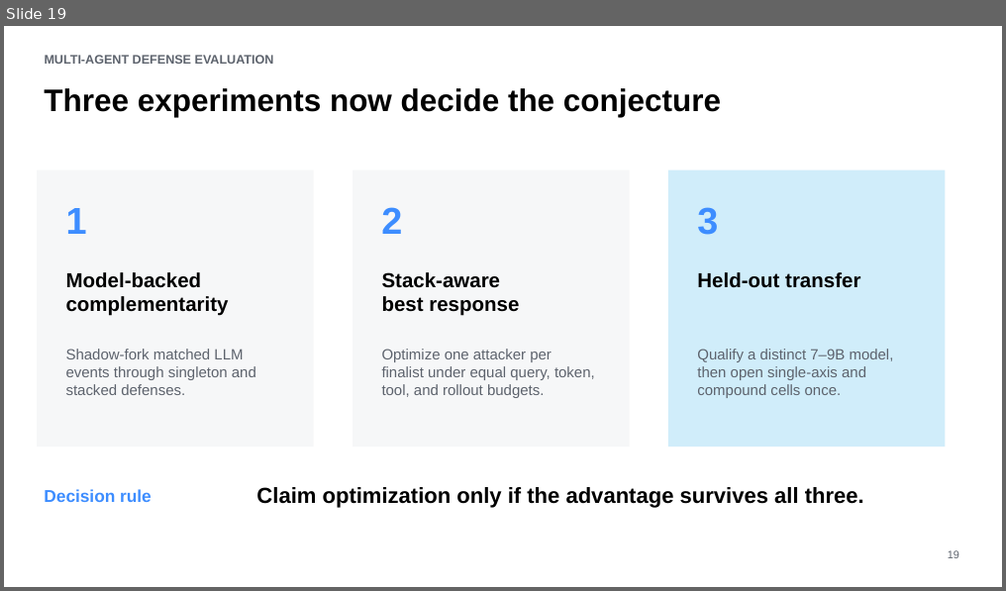
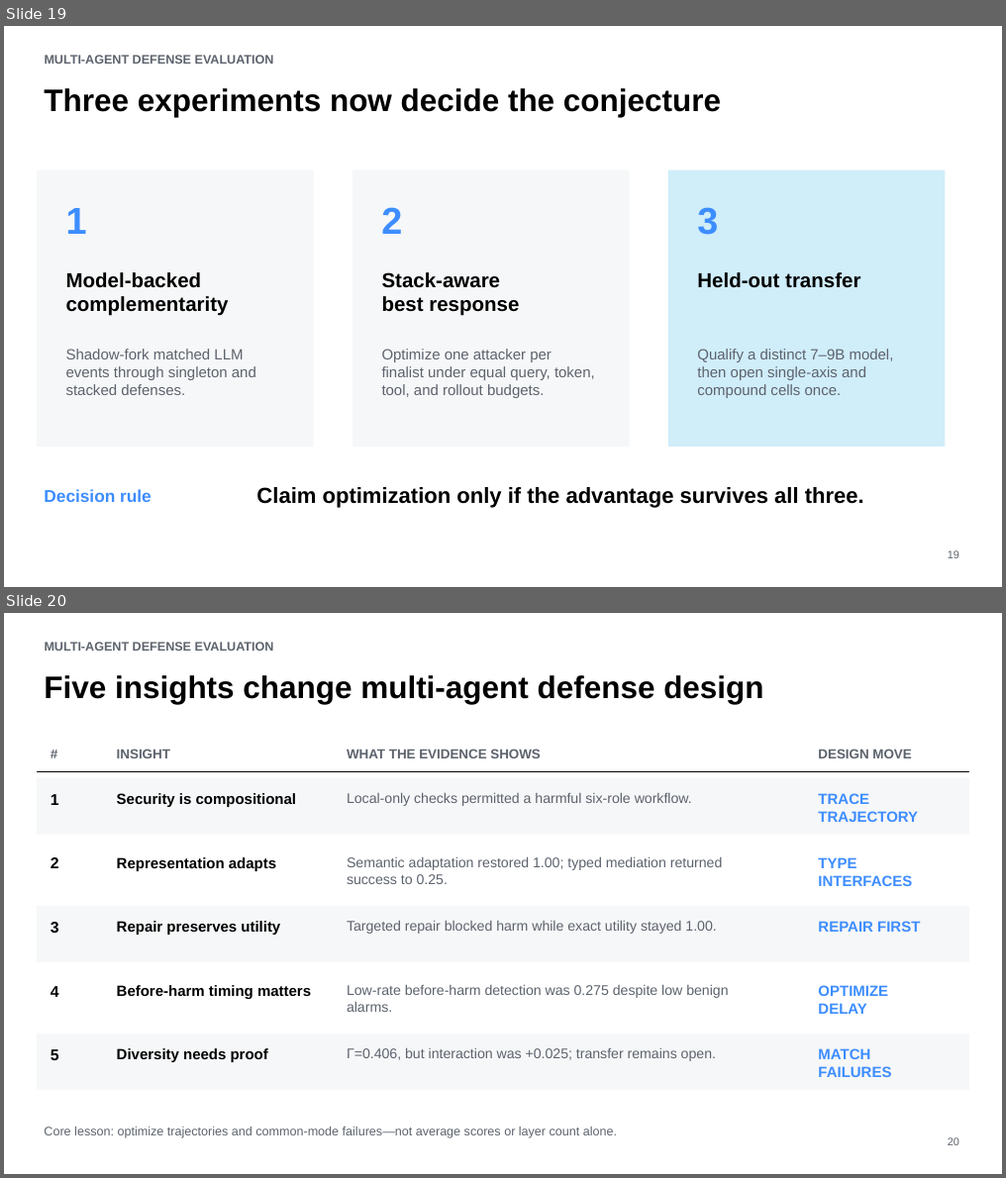
Before and after one commit to ybordag/agent-defense-evals, a slide deck: deliverables/beyond-average-case-safety.pptx. Shown one above the other, each under a label of ours: slide 19 before the commit, slides 19 and 20 after it. The pictures are 1006x591 and 1006x1178 pixels, drawn with LibreOffice and Linux fonts; fonts in the diff are those of the drawing. Boxes give left, top, right and bottom in pixels: in the first picture for what was removed or moved away, otherwise in the second. Text is boxed around its words. In the diff, an @@ line names an element or a change of style, - is before the commit and + after.

Commit message:
add closing insights slide

```diff
--- a/deliverables/beyond-average-case-safety.pptx
+++ b/deliverables/beyond-average-case-safety.pptx
@@ slide 20 added at [4,613,1002,1174], background #FFFFFF @@
@@ text added at [45,642,274,651], 12 pt, text #5D636D, bold @@
+MULTI-AGENT DEFENSE EVALUATION
@@ text added at [44,675,763,704], 30 pt, text #000000, bold @@
+Five insights change multi-agent defense design
@@ text added at [43,743,94,764], 12.8 pt, text #5D636D, bold @@
+#
@@ text added at [117,749,170,759], 12.8 pt, text #5D636D, bold @@
+INSIGHT
@@ text added at [347,749,541,759], 12.8 pt, text #5D636D, bold @@
+WHAT THE EVIDENCE SHOWS
@@ text added at [818,749,911,759], 12.8 pt, text #5D636D, bold @@
+DESIGN MOVE
@@ line added from (37, 771) to (969, 771), #000000 1.5 pt @@
@@ rectangle added at [37,778,969,835], fill #F6F7F8 @@
@@ text added at [51,794,59,805], 15 pt, text #000000, bold @@
+1
@@ text added at [117,793,296,807], 14.2 pt, text #000000, bold @@
+Security is compositional
@@ text added at [347,792,692,806], 13.5 pt, text #5D636D @@
+Local-only checks permitted a harmful six-role workflow.
@@ text added at [818,793,918,822], 14.2 pt, text #3D8DFF, bold @@
+TRACE TRAJECTORY
@@ text added at [51,858,59,868], 15 pt, text #000000, bold @@
+2
@@ text added at [117,858,276,871], 14.2 pt, text #000000, bold @@
+Representation adapts
@@ text added at [347,857,723,884], 13.5 pt, text #5D636D @@
+Semantic adaptation restored 1.00; typed mediation returned success to 0.25.
@@ text added at [818,858,912,886], 14.2 pt, text #3D8DFF, bold @@
+TYPE INTERFACES
@@ rectangle added at [37,906,969,962], fill #F6F7F8 @@
@@ text added at [51,922,59,933], 15 pt, text #000000, bold @@
+3
@@ text added at [117,921,280,935], 14.2 pt, text #000000, bold @@
+Repair preserves utility
@@ text added at [347,920,716,934], 13.5 pt, text #5D636D @@
+Targeted repair blocked harm while exact utility stayed 1.00.
@@ text added at [818,921,920,932], 14.2 pt, text #3D8DFF, bold @@
+REPAIR FIRST
@@ text added at [51,986,59,997], 15 pt, text #000000, bold @@
+4
@@ text added at [117,985,311,999], 14.2 pt, text #000000, bold @@
+Before-harm timing matters
@@ text added at [347,984,728,1012], 13.5 pt, text #5D636D @@
+Low-rate before-harm detection was 0.275 despite low benign alarms.
@@ text added at [818,985,888,1014], 14.2 pt, text #3D8DFF, bold @@
+OPTIMIZE DELAY
@@ rectangle added at [37,1034,969,1090], fill #F6F7F8 @@
@@ text added at [51,1050,59,1060], 15 pt, text #000000, bold @@
+5
@@ text added at [117,1049,268,1062], 14.2 pt, text #000000, bold @@
+Diversity needs proof
@@ text added at [347,1048,716,1061], 13.5 pt, text #5D636D @@
+Γ=0.406, but interaction was +0.025; transfer remains open.
@@ text added at [818,1049,891,1077], 14.2 pt, text #3D8DFF, bold @@
+MATCH FAILURES
@@ text added at [44,1127,617,1139], 12 pt, text #5D636D @@
+Core lesson: optimize trajectories and common-mode failures—not average scores or layer count alone.
@@ text added at [947,1138,959,1146], 10.5 pt, text #5D636D @@
+20
```
Also in this commit, not shown: 1 other file.
